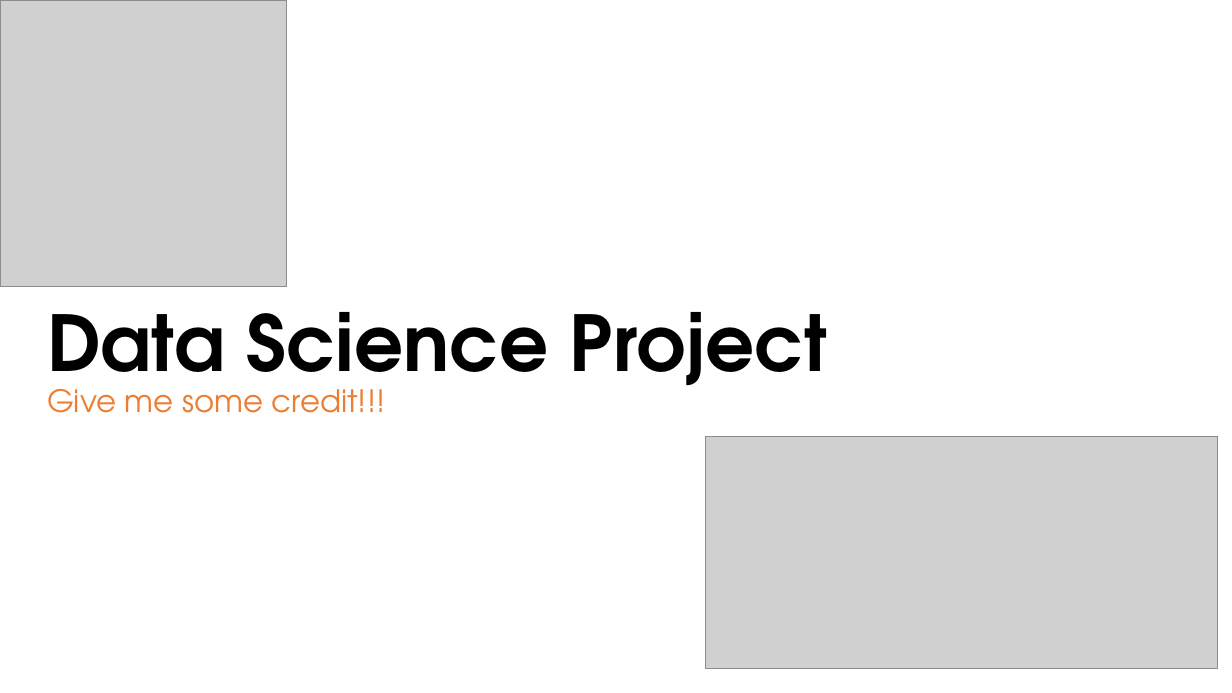
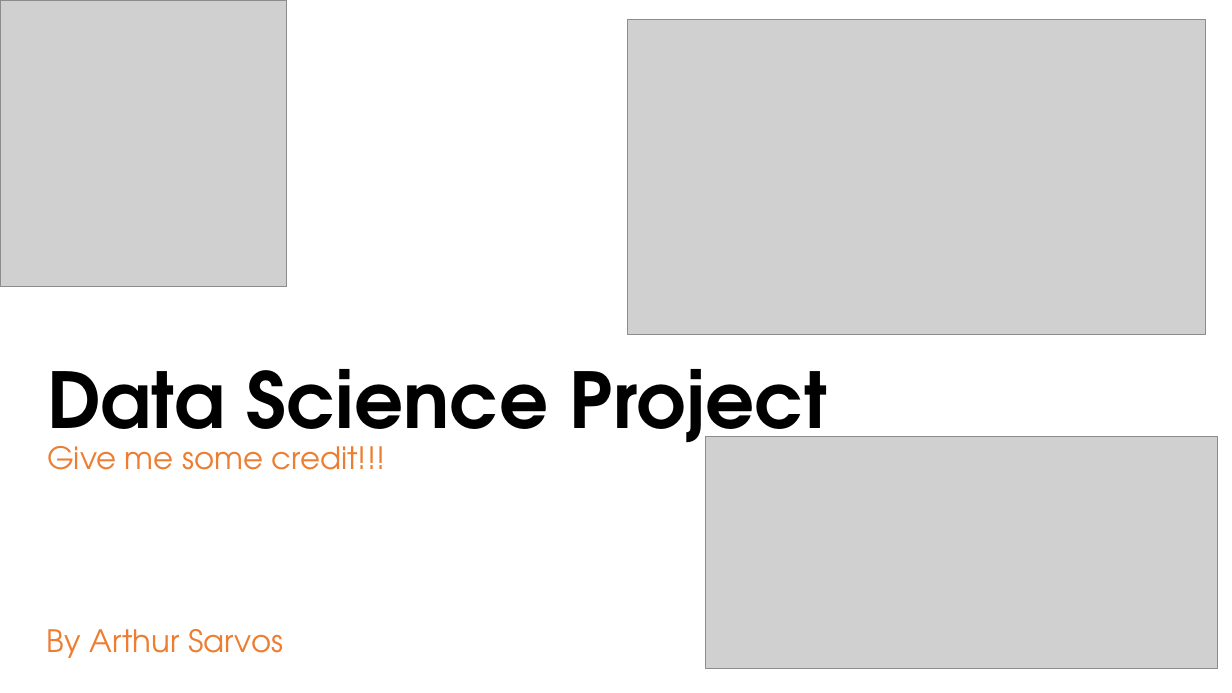
Before and after one commit to atsarvos/Artys-Project---Data-Science, a slide deck: slide 1 of OUTPUT/Data Science Project Presentation.pptx. Drawn at 1232x693 pixels with LibreOffice and Linux fonts; fonts in the diff are those of the drawing; grey boxes stand for pictures. Boxes give left, top, right and bottom in pixels: in the first picture for what was removed or moved away, otherwise in the second. Text is boxed around its words. In the diff, an @@ line names an element or a change of style, - is before the commit and + after.

Commit message:
Minor change to presentation

```diff
--- a/OUTPUT/Data Science Project Presentation.pptx
+++ b/OUTPUT/Data Science Project Presentation.pptx
@@ picture added at <box>628,19,1205,335</box> @@
@@ title "Data Science Project": place and size @@
-title "Data Science Project" at <box>47,312,827,403</box>
+title "Data Science Project" at <box>47,369,827,460</box>
@@ subtitle "Give me some credit!!!": place and size @@
-subtitle "Give me some credit!!!" at <box>47,389,385,413</box>
+subtitle "Give me some credit!!!" at <box>47,446,385,470</box>
@@ text added at <box>47,629,283,658</box>, 24 pt, text #ED7D31 @@
+By Arthur Sarvos
```
